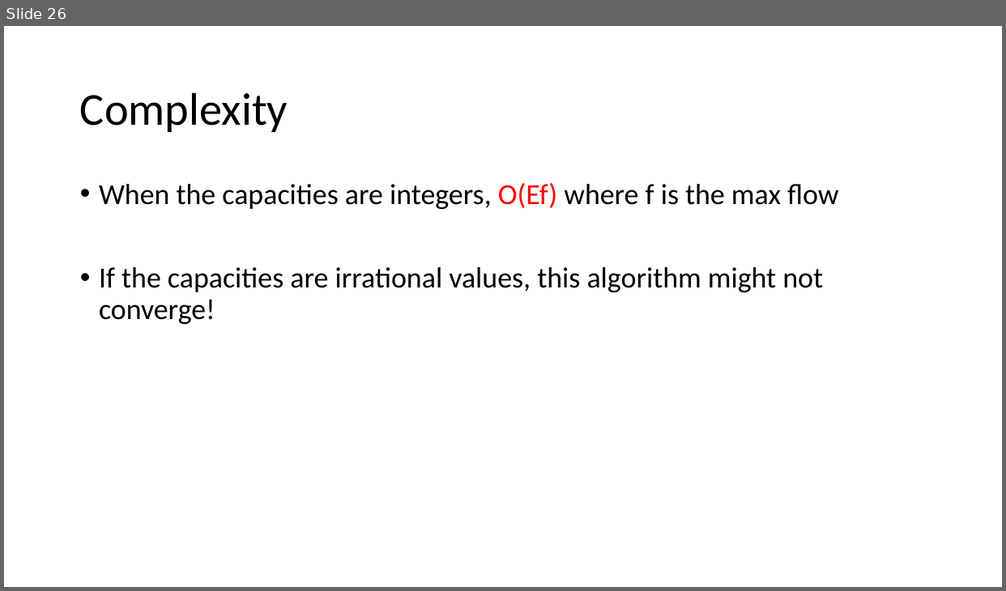
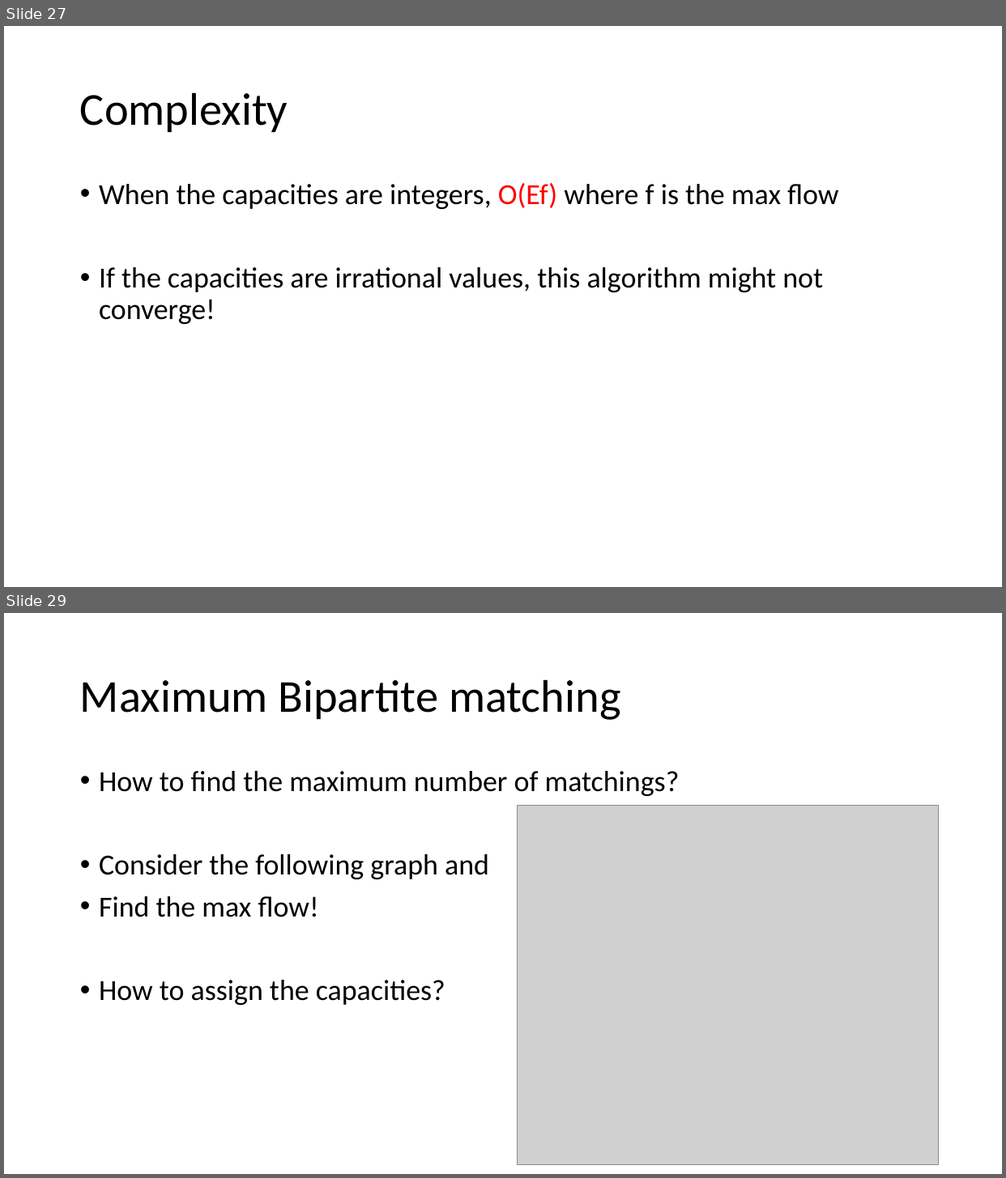
Before and after one commit to kwea123/cpp_data_algo, a slide deck: 10_Flow.pptx. Shown one above the other, each under a label of ours: slide 26 before the commit, slides 27 and 29 after it; the slides between them are not shown. The pictures are 1006x591 and 1006x1178 pixels, drawn with LibreOffice and Linux fonts; fonts in the diff are those of the drawing; grey boxes stand for pictures. Boxes give left, top, right and bottom in pixels: in the first picture for what was removed or moved away, otherwise in the second. Text is boxed around its words. In the diff, an @@ line names an element or a change of style, - is before the commit and + after.

```diff
--- a/10_Flow.pptx
+++ b/10_Flow.pptx
@@ slide 29 added at <box>4,613,1002,1174</box>, background #FFFFFF @@
@@ title added at <box>80,679,620,720</box>, 44 pt, text #000000 @@
+Maximum Bipartite matching
@@ text added at <box>99,771,680,1005</box>, 28 pt, text #000000 @@
+• How to find the maximum number of matchings?
+• Consider the following graph and
+• Find the max flow!
+• How to assign the capacities?
@@ picture added at <box>517,806,938,1165</box> @@
@@ what was slide 26 is now slide 27 @@
```
Also in this commit, not shown: 1 slide changed, 2 other slides added, 4 other files.
